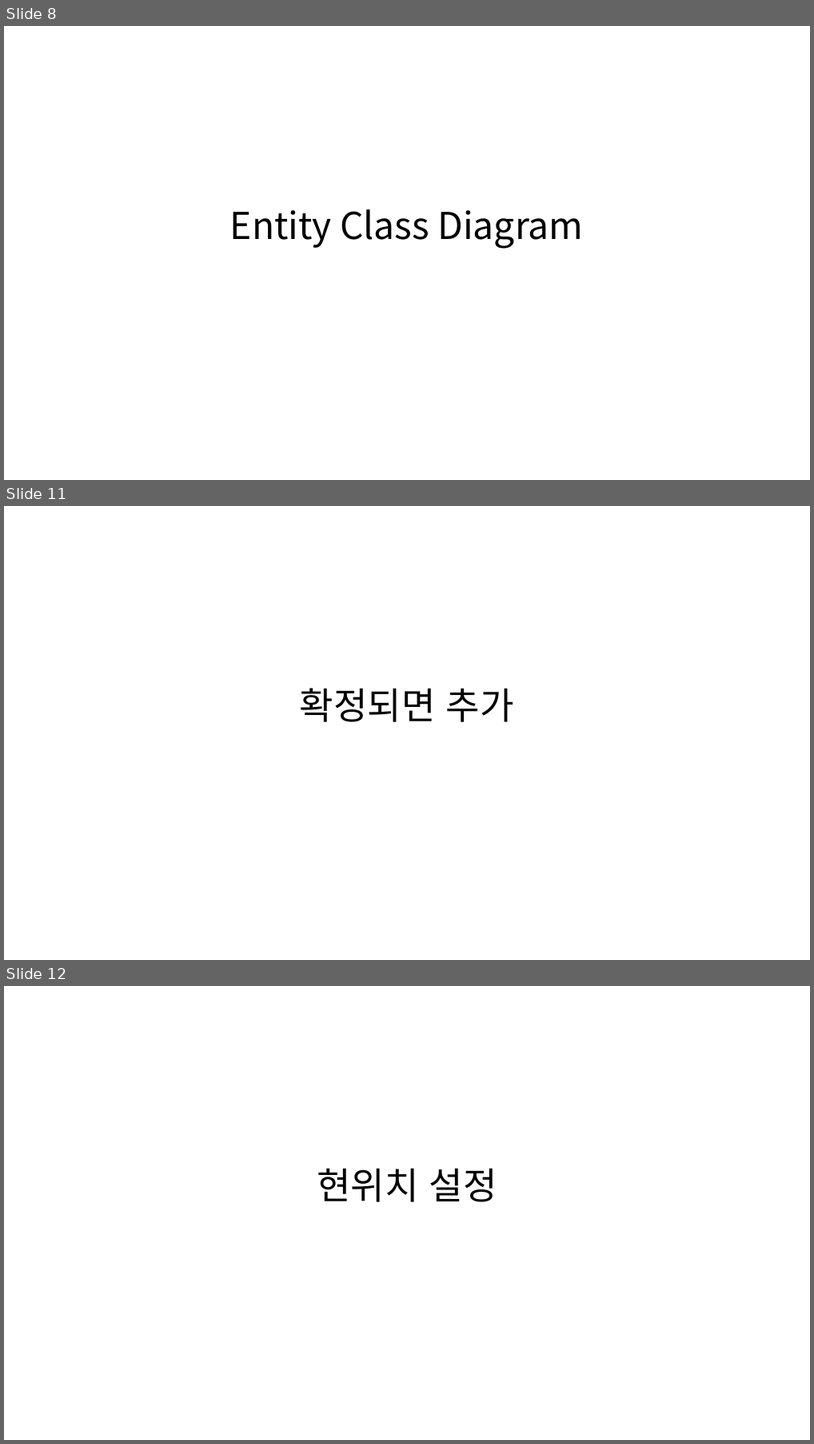
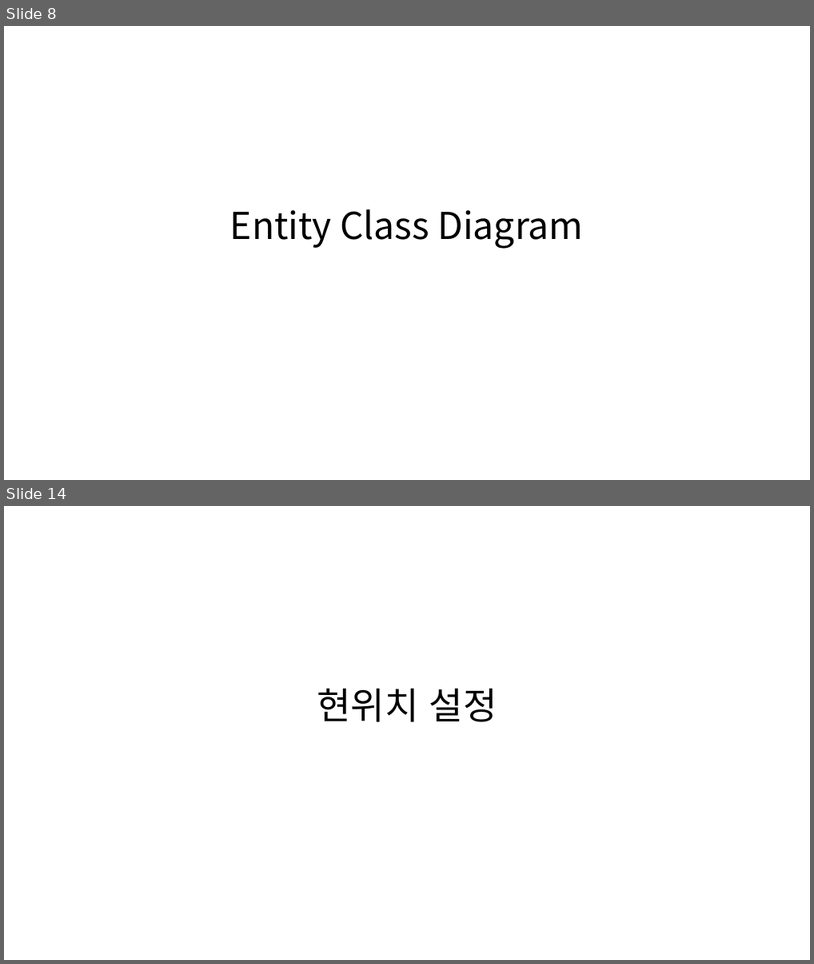
Before and after one commit to majung2/pumasi, a slide deck: 5조_SAD1.0.pptx. Shown one above the other, each under a label of ours: slides 8, 11 and 12 before the commit, slides 8 and 14 after it; the slides between them are not shown. The pictures are 814x1444 and 814x964 pixels, drawn with LibreOffice and Linux fonts; fonts in the diff are those of the drawing. Boxes give left, top, right and bottom in pixels: in the first picture for what was removed or moved away, otherwise in the second. Text is boxed around its words. In the diff, an @@ line names an element or a change of style, - is before the commit and + after.

```diff
--- a/5조_SAD1.0.pptx
+++ b/5조_SAD1.0.pptx
@@ slide 11 removed at box(4, 506, 810, 960), background #FFFFFF @@
@@ title removed at box(300, 688, 514, 722) @@
-확정되면 추가
@@ what was slide 12 is now slide 14 @@
```
Also in this commit, not shown: 1 slide changed, 3 slides added, 1 other file.
